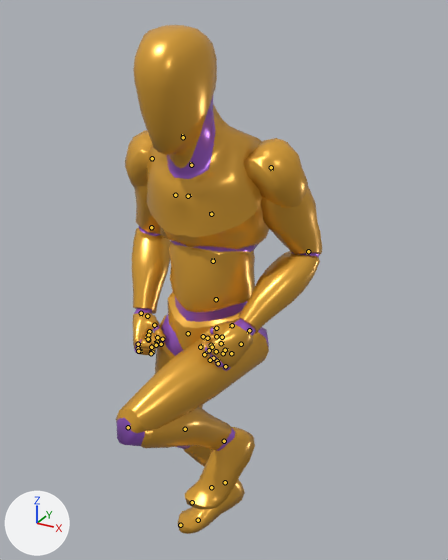
Two versions of the glTF model apps/web/public/models/anim-library.glb, one commit apart.
Before and after are seen from a 50 mm camera at (0.81, -1.405, 1.84) aimed at (-0.009, 0.084, 1.095). Every picture has the same lights, and +X, +Y and +Z are marked at lower left. The picture after the commit comes second. Both versions are drawn at frame 10 of the action 'Rig|Run_BackDiag_L_Loop'; the numbers are the values there. The bones that change, and the others that lie on the model, are drawn over the model as lines.

Names of what the first picture shows: 'Mannequin'.
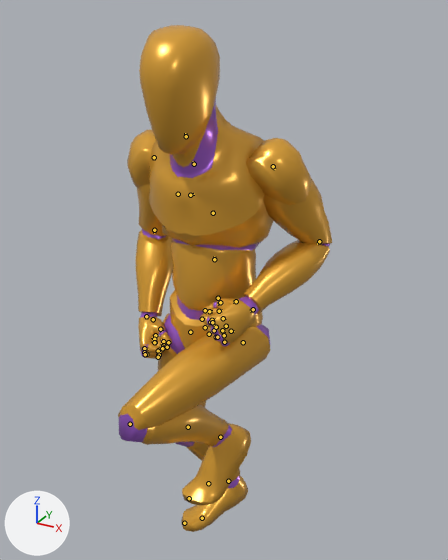
Changed parts and their boxes [x1, y1, x2, y2] in the pictures (448 x 560 px):
'Mannequin', posed
    before: [116, 25, 322, 534]
    after: [118, 25, 332, 532]
bone 'pelvis', root to tip
    before: (222, 337) to (221, 334)
    after: (224, 335) to (223, 333)
bone 'Head', root to tip
    before: (183, 137) to (182, 134)
    after: (186, 136) to (185, 133)
bone 'upperarm_l', root to tip
    before: (271, 167) to (272, 170)
    after: (273, 166) to (275, 169)
bone 'lowerarm_l', root to tip
    before: (308, 251) to (306, 254)
    after: (319, 241) to (317, 244)
bone 'upperarm_r', root to tip
    before: (152, 158) to (152, 161)
    after: (154, 157) to (154, 160)
bone 'lowerarm_r', root to tip
    before: (151, 227) to (151, 230)
    after: (154, 230) to (154, 233)
bone 'thigh_l', root to tip
    before: (241, 344) to (240, 345)
    after: (243, 342) to (242, 343)
bone 'foot_l', root to tip
    before: (224, 441) to (223, 442)
    after: (220, 437) to (220, 438)

The edits, one by one:
Bone 'pelvis' (bone_pelvis) moves from (0.0, -2e-05, -6e-05) to (0.0, -5e-05, -0.00018).
Bone 'Head' (bone_head) turns from (-2, -1, -2) to (0, 3, -4) degrees about its own x, y and z.
Bone 'upperarm_l' (bone_upperarm_l) turns from (11, 40, -70) to (2, 41, -72) degrees about its own x, y and z.
Bone 'lowerarm_l' (bone_lowerarm_l) turns from (72, -14, 6) to (89, -16, 7) degrees about its own x, y and z.
Bone 'upperarm_r' (bone_upperarm_r) turns from (11, -30, 64) to (14, -31, 65) degrees about its own x, y and z.
Bone 'lowerarm_r' (bone_lowerarm_r) turns from (59, 9, 4) to (52, 9, 4) degrees about its own x, y and z.
Bone 'thigh_l' (bone_thigh_l) turns from (-63, 23, 15) to (-64, 21, 17) degrees about its own x, y and z.
Bone 'foot_l' (bone_foot_l) turns from (-8, 6, -7) to (-7, 8, -9) degrees about its own x, y and z.
